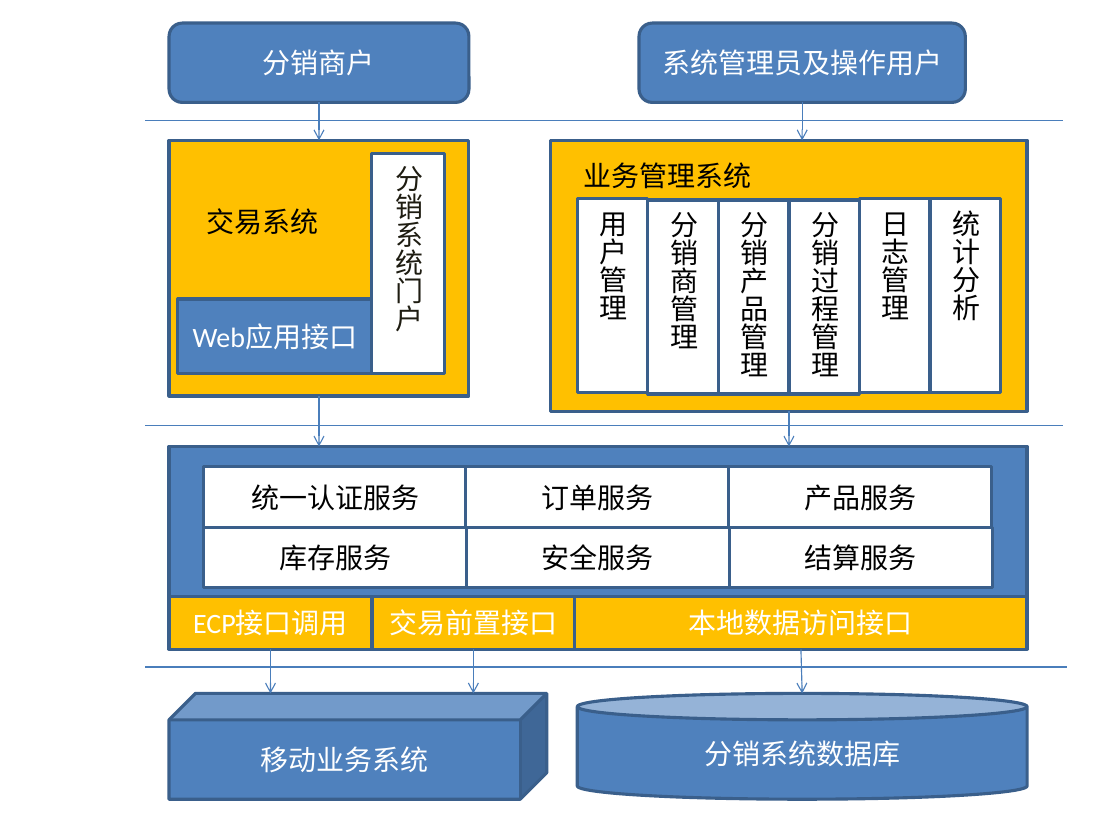
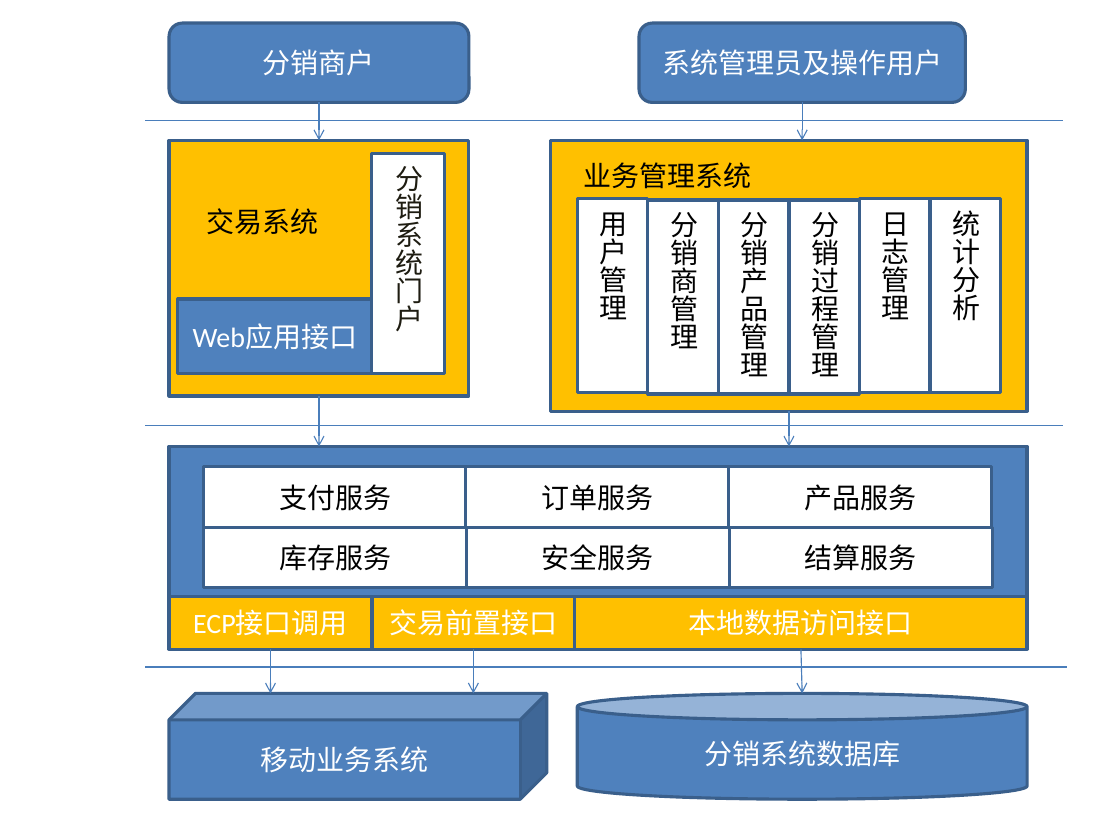
Before and after one commit to liu76874151/xwtec, a slide deck: slide 4 of 技术架构概述.pptx. Drawn at 1120x840 pixels with LibreOffice and Linux fonts; fonts in the diff are those of the drawing. Boxes give left, top, right and bottom in pixels: in the first picture for what was removed or moved away, otherwise in the second. Text is boxed around its words. In the diff, an @@ line names an element or a change of style, - is before the commit and + after.

```diff
--- a/技术架构概述.pptx
+++ b/技术架构概述.pptx
@@ text in rectangle at (x1=279, y1=484, x2=391, y2=511): text changed @@
-统一认证服务
+支付服务
```
Also in this commit, not shown: 1 other slide changed, 1 slide removed, 5 other files.
